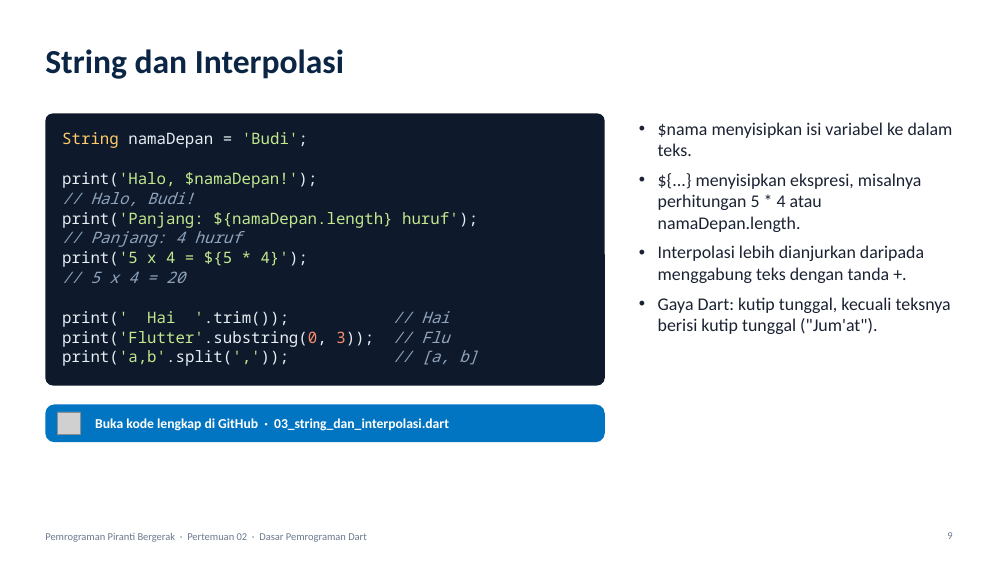
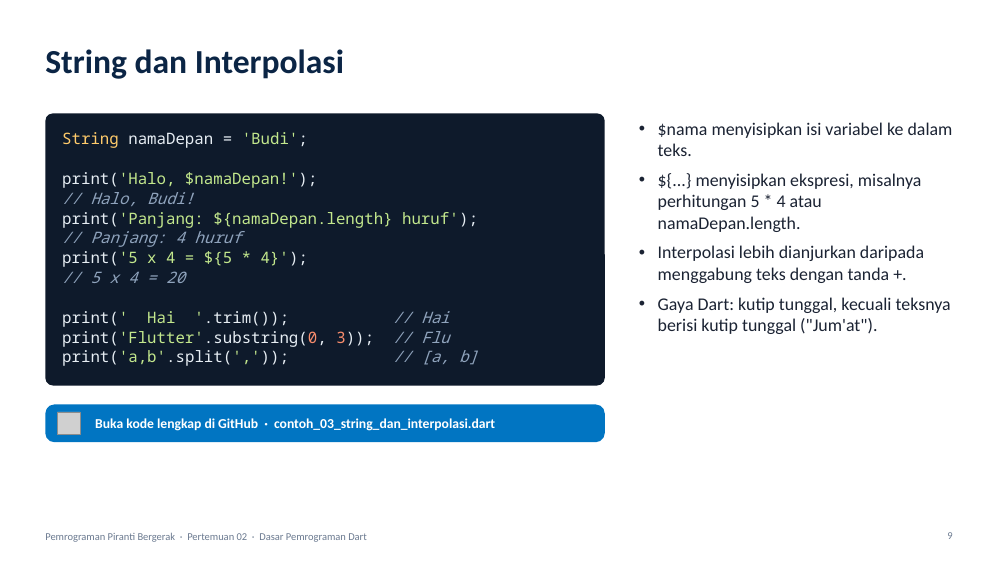
Before and after one commit to antonprafanto/mobile2026, a slide deck: slide 9 of pertemuan_02_dasar_dart/slide/PERTEMUAN_02_Dasar_Dart.pptx. Drawn at 1008x567 pixels with LibreOffice and Linux fonts; fonts in the diff are those of the drawing; grey boxes stand for pictures. Boxes give left, top, right and bottom in pixels: in the first picture for what was removed or moved away, otherwise in the second. Text is boxed around its words. In the diff, an @@ line names an element or a change of style, - is before the commit and + after.

```diff
--- a/pertemuan_02_dasar_dart/slide/PERTEMUAN_02_Dasar_Dart.pptx
+++ b/pertemuan_02_dasar_dart/slide/PERTEMUAN_02_Dasar_Dart.pptx
@@ text in rounded rectangle at (95,418,495,431): text changed @@
-Buka kode lengkap di GitHub · 03_string_dan_interpolasi.dart
+Buka kode lengkap di GitHub · contoh_03_string_dan_interpolasi.dart
```
Also in this commit, not shown: 11 other slides changed, 32 other files.
